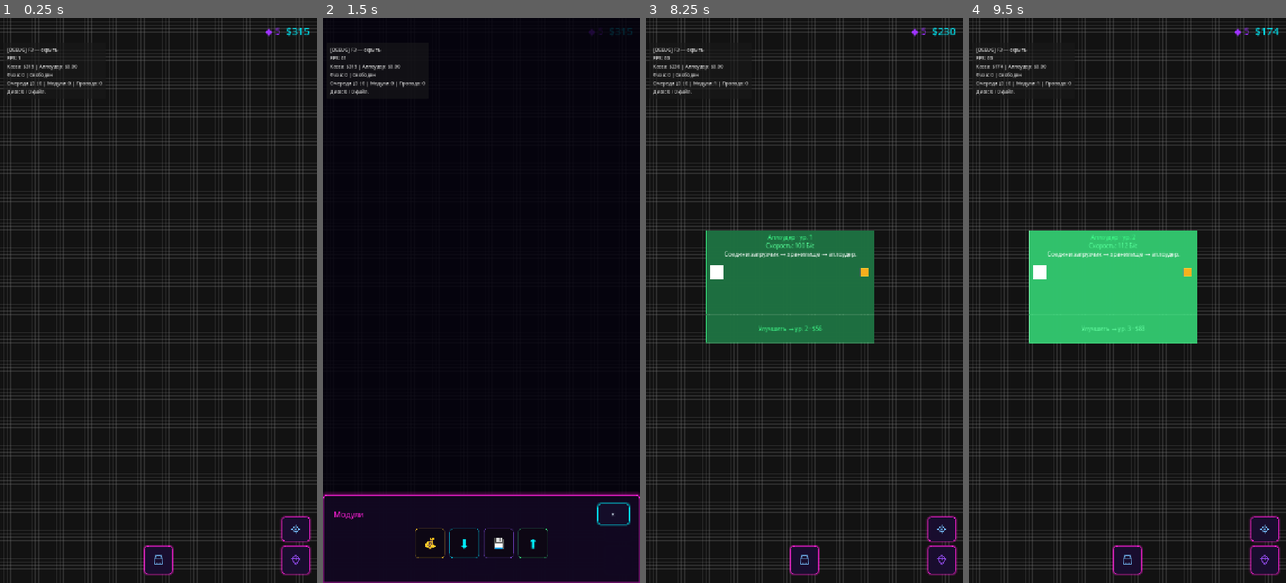
Above: before the commit, frames 1-4 (left to right).
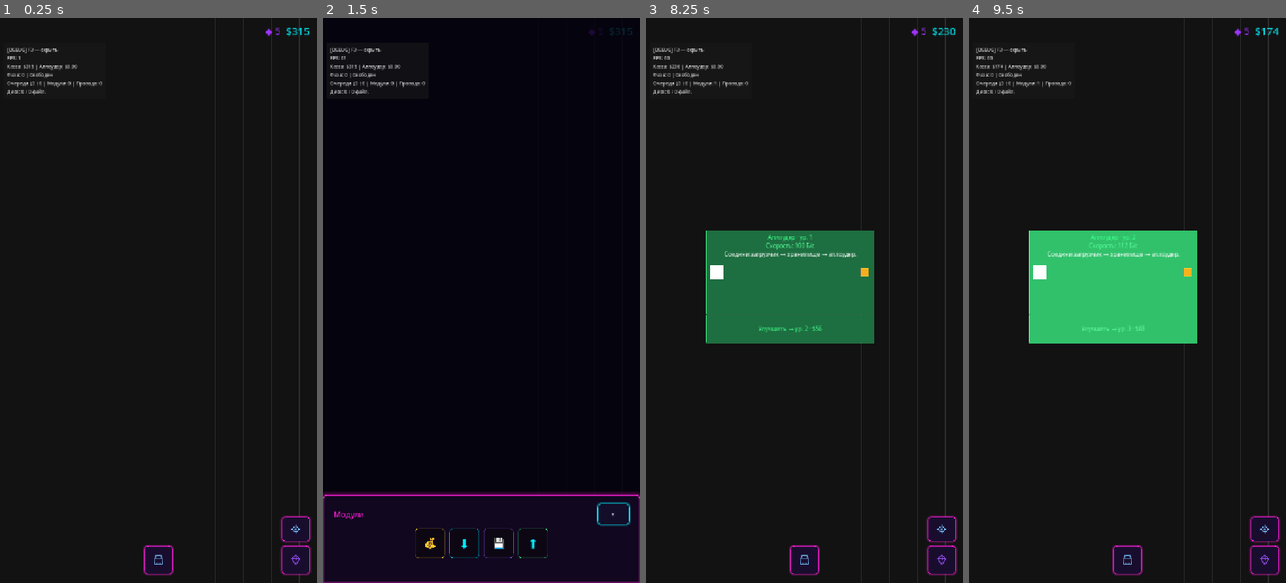
Above: after the commit, the same moments.

Repository: rkfsociety/UploadSimulator
Game: Godot game, scene res://scenes/main.tscn
Same seed, same stepped clock (60 frames per second), same inputs: the game is played once before the commit and once after it.
Inputs (mouse positions are in pixels of both pictures, inside the frame that each line leads up to):
- Up to frame 1 (0.25 s): no input
- Up to frame 2 (1.5 s): click (481, 560) at 0.5 s; click (617, 526) at 1.25 s
- Up to frame 3 (8.25 s): click (940, 560) at 2 s; click "×" at 2.75 s; click (804, 560) at 3.5 s; click "💰" at 4.25 s; click "💰" at 5 s; click "⬇" at 5.75 s; click "💾" at 6.5 s; click "⬆" at 7.25 s; click "Купить · $85" at 8 s
- Up to frame 4 (9.5 s): click "Улучшить → ур. 2 · $56" at 8.75 s

The runs differ from the first frame. In frame 1, 23% of the frame differs, in the area x 0-100%, y 0-100%; in frame 2, less than 0.1%; in frame 3, 20%; in frame 4, 20%.

Commit message:
Сетка: один квадрат = одна клетка (убрать дробление на 1/8)
Фон рисовал линии с шагом CELL_SIZE/8, из-за чего блок 6x4 клетки покрывал
48x32 квадратика и казался в разы больше. Теперь шаг сетки = CELL_SIZE,
вдали — реже кратно клетке (x4, x16).

Diff:
--- a/scripts/systems/visual/grid_background.gd
+++ b/scripts/systems/visual/grid_background.gd
@@ -21,10 +21,6 @@
 ## Перерисовка после сдвига/масштаба камеры (вызывается из field_map).
 func sync_view() -> void:
 	queue_redraw()
-
-
-func _minor_step() -> float:
-	return float(GridDefs.CELL_SIZE) / 8.0
 
 
 func _cell_step() -> float:
@@ -84,14 +80,16 @@
 	return floorf(v) + 0.5
 
 
-## Шаг сетки по зуму: плотнее вблизи, реже вдали — один и тот же цвет линий.
+## Шаг сетки: один квадрат = одна клетка (CELL_SIZE). Вдали — реже, кратно клетке.
 func _line_step(zoom: float) -> float:
-	var minor := _minor_step()
-	if minor * zoom >= 0.75:
-		return minor
 	var cell := _cell_step()
 	if cell * zoom >= 1.0:
 		return cell
+	# Клетка мельче пикселя — рисуем реже, кратно клетке, чтобы не зашумлять
+	if cell * 4.0 * zoom >= 1.0:
+		return cell * 4.0
+	if cell * 16.0 * zoom >= 1.0:
+		return cell * 16.0
 	return 0.0
 
 
